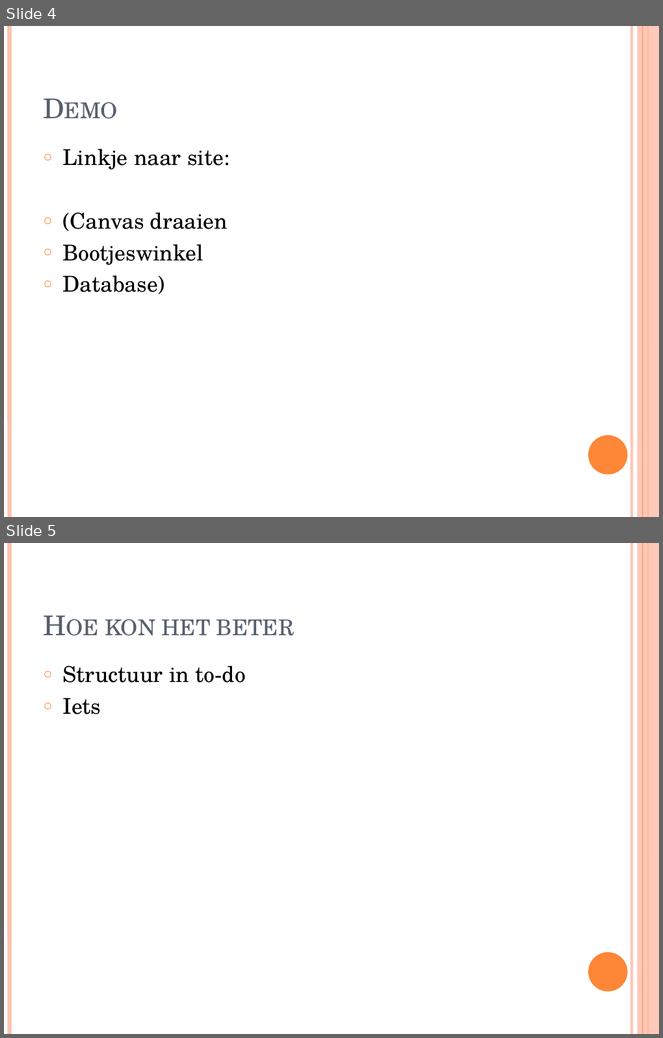
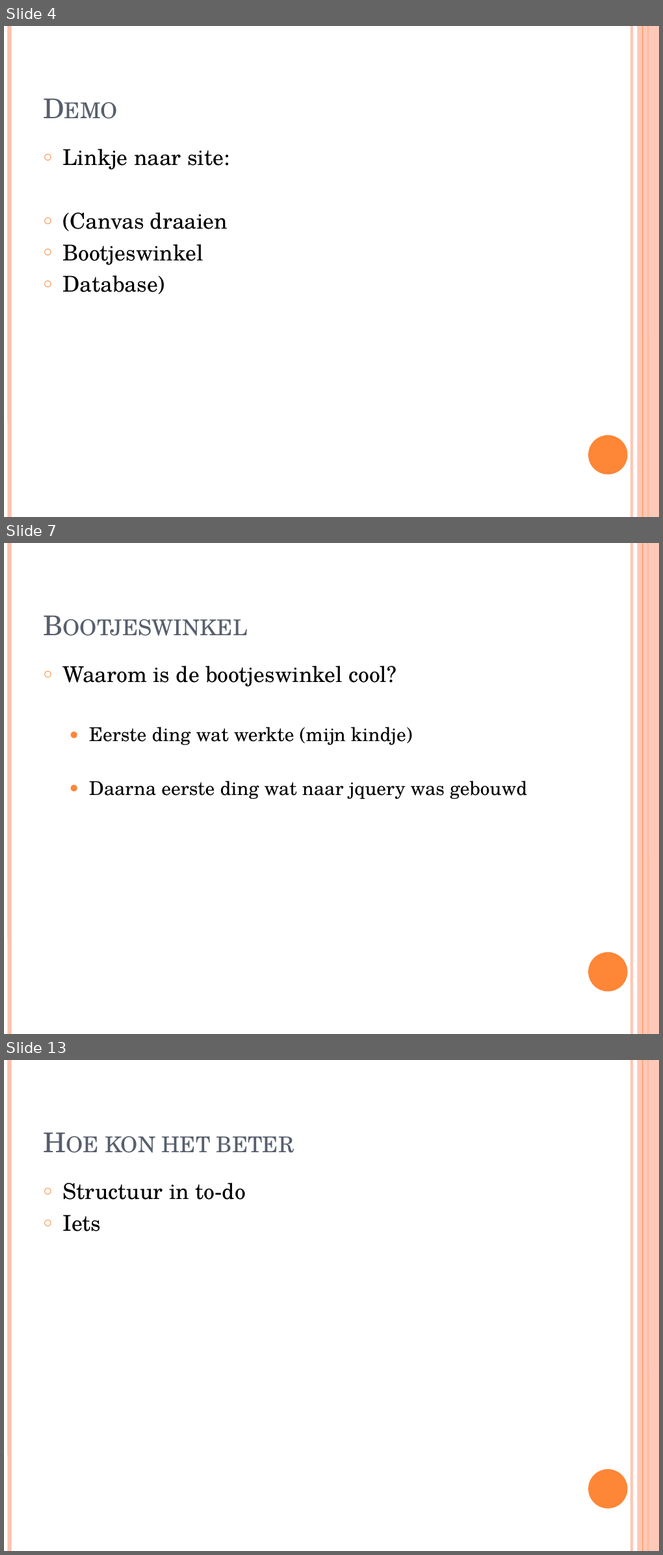
Before and after one commit to jennydenouden/spel, a slide deck: presentatie.pptx. Shown one above the other, each under a label of ours: slides 4 and 5 before the commit, slides 4, 7 and 13 after it; the slides between them are not shown. The pictures are 663x1038 and 663x1555 pixels, drawn with LibreOffice and Linux fonts; fonts in the diff are those of the drawing. Boxes give left, top, right and bottom in pixels: in the first picture for what was removed or moved away, otherwise in the second. Text is boxed around its words. In the diff, an @@ line names an element or a change of style, - is before the commit and + after.

```diff
--- a/presentatie.pptx
+++ b/presentatie.pptx
@@ slide 7 added at (4,543,659,1034), background #FFFFFF; not listed: 6 template elements that a slide beside it also shows @@
@@ text added at (63,666,527,799), 21 pt, text #000000 @@
+○ Waarom is de bootjeswinkel cool?
+  ● Eerste ding wat werkte (mijn kindje)
+  ● Daarna eerste ding wat naar jquery was gebouwd
@@ title added at (206,666,343,687), 30 pt, text #575F6D, small capitals @@
+Bootjeswinkel
@@ what was slide 5 is now slide 13 @@
```
Also in this commit, not shown: 7 other slides added.
